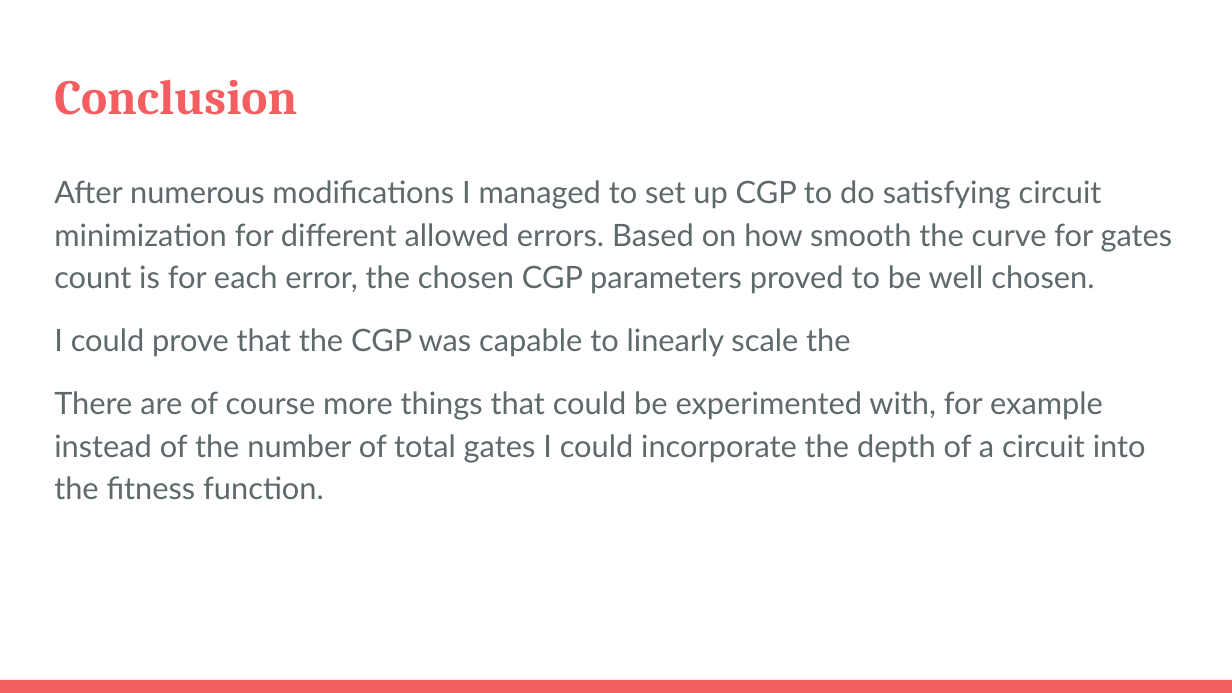
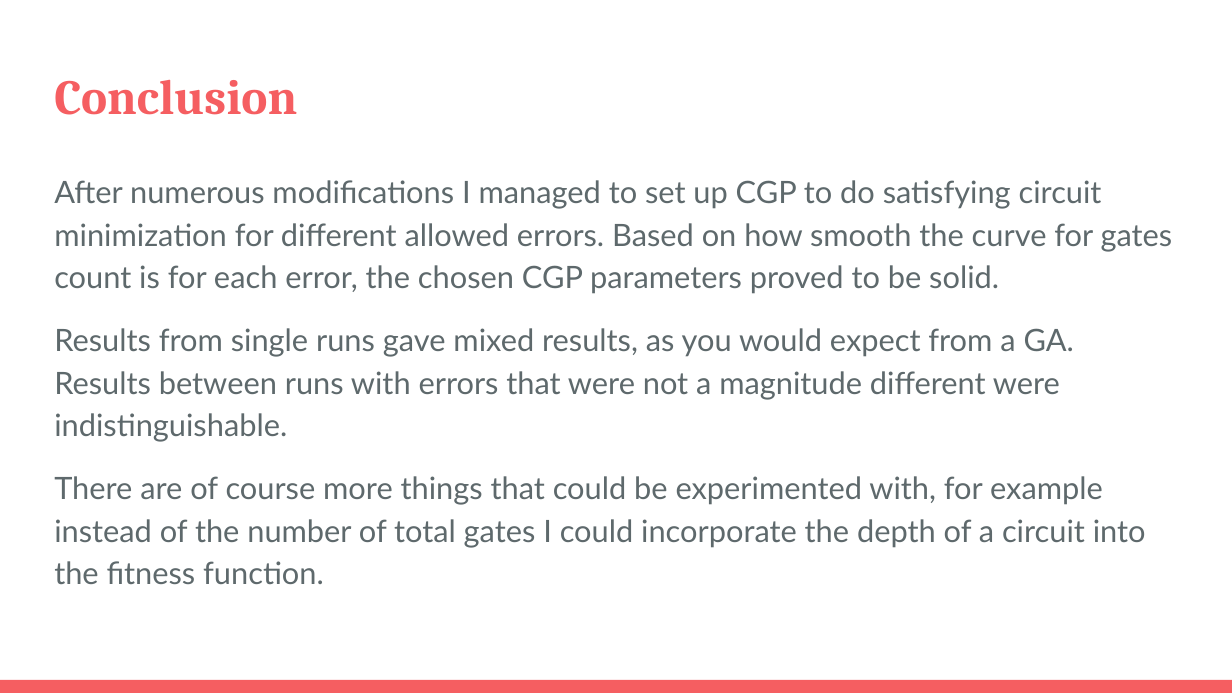
Before and after one commit to tomaskender/approx, a slide deck: slide 13 of Reduction of multiplier circuits.pptx (slide 12 before the commit). Drawn at 1232x693 pixels with LibreOffice and Linux fonts; fonts in the diff are those of the drawing. Boxes give left, top, right and bottom in pixels: in the first picture for what was removed or moved away, otherwise in the second. Text is boxed around its words. In the diff, an @@ line names an element or a change of style, - is before the commit and + after.

Commit message:
Update presentation

```diff
--- a/Reduction of multiplier circuits.pptx
+++ b/Reduction of multiplier circuits.pptx
@@ text at [54, 180, 1173, 442]: text changed @@
-After numerous modifications I managed to set up CGP to do satisfying circuit minimization for different allowed errors. Based on how smooth the curve for gates count is for each error, the chosen CGP parameters proved to be well chosen.
-I could prove that the CGP was capable to linearly scale the
+After numerous modifications I managed to set up CGP to do satisfying circuit minimization for different allowed errors. Based on how smooth the curve for gates count is for each error, the chosen CGP parameters proved to be solid.
+Results from single runs gave mixed results, as you would expect from a GA. Results between runs with errors that were not a magnitude different were indistinguishable.
```
Also in this commit, not shown: 3 other slides changed, 1 slide added.
